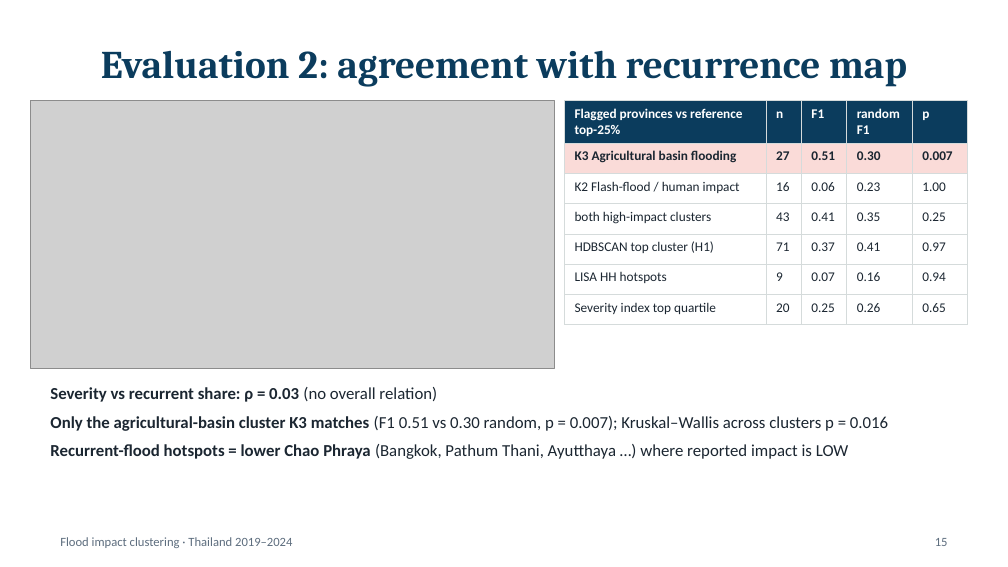
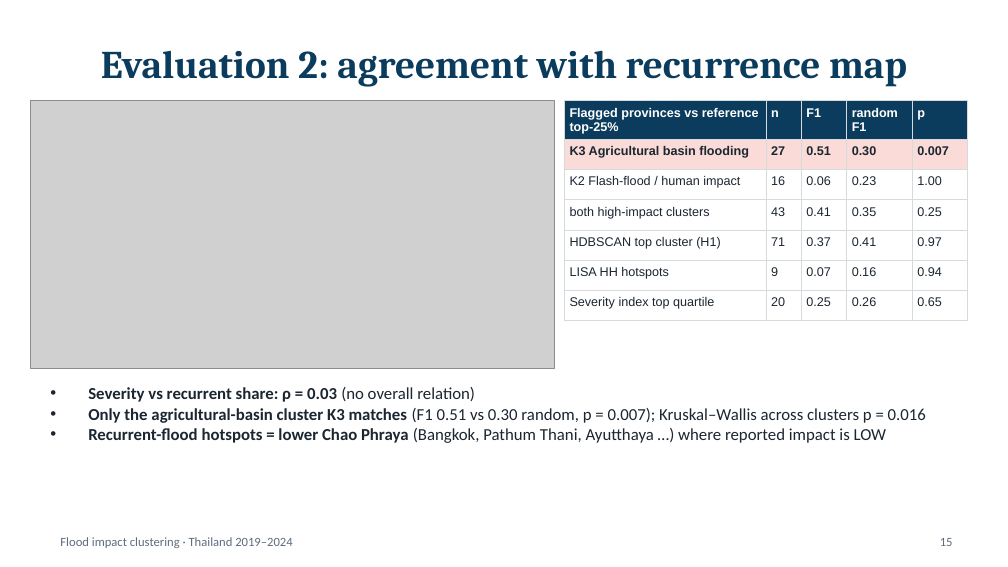
Before and after one commit to stampnapat/flood_analysis, a slide deck: slide 15 of slides/Flood_Clustering_Thailand.pptx. Drawn at 1008x567 pixels with LibreOffice and Linux fonts; fonts in the diff are those of the drawing; grey boxes stand for pictures. Boxes give left, top, right and bottom in pixels: in the first picture for what was removed or moved away, otherwise in the second. Text is boxed around its words. In the diff, an @@ line names an element or a change of style, - is before the commit and + after.

```diff
--- a/slides/Flood_Clustering_Thailand.pptx
+++ b/slides/Flood_Clustering_Thailand.pptx
@@ table at bbox=[564, 101, 968, 313] @@
@@ size 9.5 to 9 pt, font Calibri to Arial @@
@@ text "Severity vs recurrent share: ρ ..." rewrapped from bbox=[50, 387, 888, 459] to bbox=[88, 387, 926, 443] @@
@@ page number: place and size @@
-page number at bbox=[935, 538, 948, 546]
+page number at bbox=[940, 538, 953, 546]
```
Also in this commit, not shown: 17 other slides changed.
